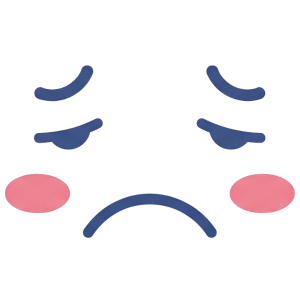
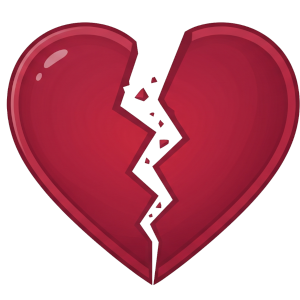
Revision of a layered 300×300 image; what changed, layer by layer:
added layer "Копия Gemini_Generated_Image_8hcpj88hcpj88hcp.jpg" above "Копия Gemini_Generated_Image_tfdw78tfdw78tfdw.jpg" over [6, 22, 300, 286]
hid "sad_moon" over [5, 65, 295, 238]
